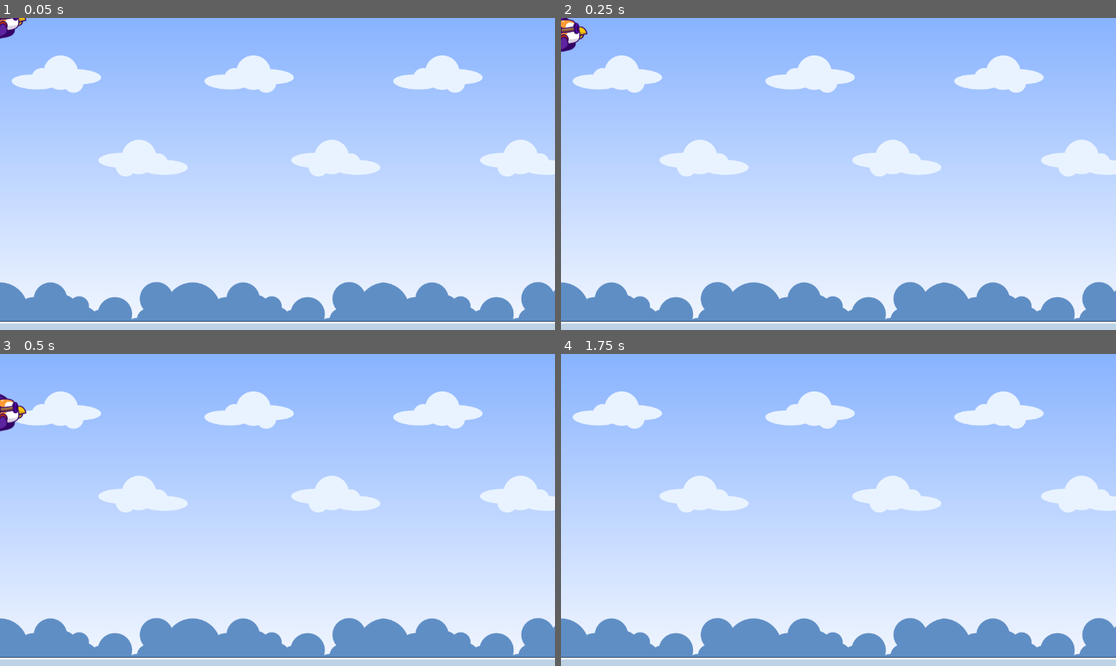
Above: before the commit, frames 1-4 (two rows, left to right).
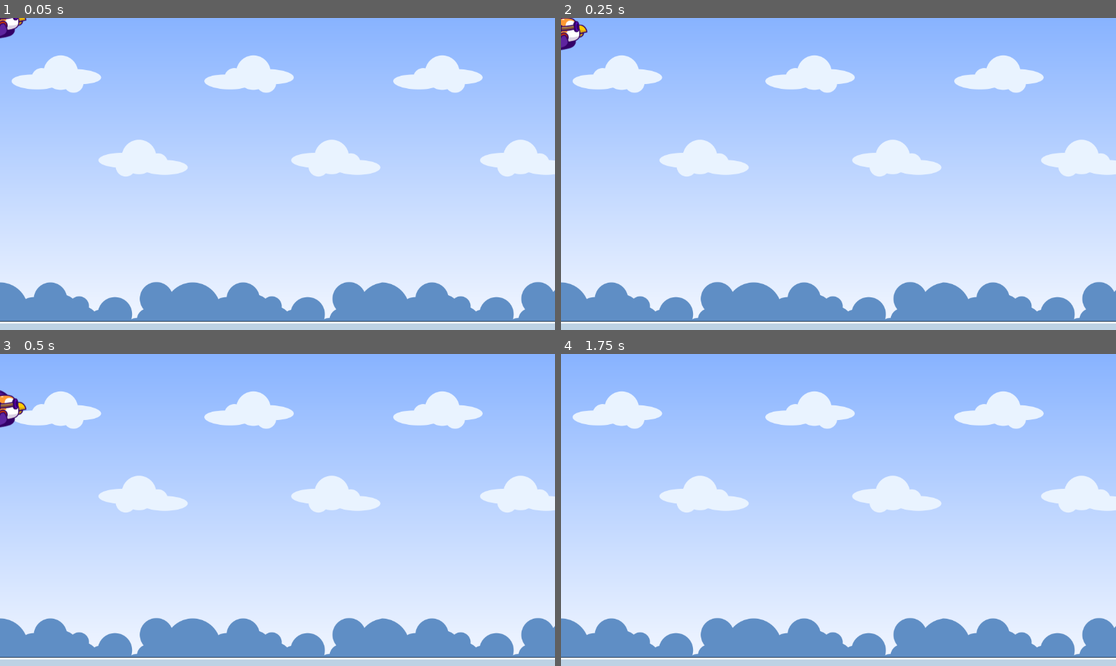
Above: after the commit, the same moments.

Repository: mr-moosebear/Birds-Brah-
Game: Godot game, scene res://Scenes/main.tscn
Two runs of this game, one before a commit and one after it. Both use one fixed random seed, a clock stepped at 60 frames per second and the inputs below.
Inputs:
- Up to frame 1 (0.05 s): no input
- Up to frame 2 (0.25 s): no input
- Up to frame 3 (0.5 s): no input
- Up to frame 4 (1.75 s): tap W (flap) at 0.77, 1.07, 1.52 s

The runs differ from the first frame. In frame 1, less than 0.1% of the frame differs, in the area x 0-5%, y 0-7%; in frame 2, 0.2%; in frame 3, 0.4%, in the area x 0-5%, y 11-25%; in frame 4, nothing differs.

Commit message:
Components

Diff:
--- a/Characters/huebird.gd
+++ b/Characters/huebird.gd
@@ -6,7 +6,6 @@
 
 
 func _physics_process(delta: float) -> void:
-	velocity += get_gravity() * delta
 	move_and_slide()
 
 func get_input() -> void:
--- a/Characters/huebird.tscn
+++ b/Characters/huebird.tscn
@@ -21,6 +21,7 @@
 [ext_resource type="Texture2D" uid="uid://0pywsnxg8bqu" path="res://Art/Bird/Bird01/Bird01_17.png" id="18_8ywy4"]
 [ext_resource type="Texture2D" uid="uid://bte31i2l50xbt" path="res://Art/Bird/Bird01/Bird01_18.png" id="19_kq7h1"]
 [ext_resource type="Texture2D" uid="uid://cdnycienixa4q" path="res://Art/Bird/Bird01/Bird01_19.png" id="20_algdm"]
+[ext_resource type="Script" path="res://Components/GravityComponent.gd" id="22_h66q4"]
 
 [sub_resource type="SpriteFrames" id="SpriteFrames_7lb4t"]
 animations = [{
@@ -98,8 +99,12 @@
 
 [node name="AnimatedSprite2D" type="AnimatedSprite2D" parent="."]
 sprite_frames = SubResource("SpriteFrames_7lb4t")
-frame_progress = 0.643588
+frame_progress = 0.885939
 
 [node name="CollisionShape2D" type="CollisionShape2D" parent="."]
 position = Vector2(10, 1)
 shape = SubResource("CircleShape2D_ba7oa")
+
+[node name="CompGravity" type="Node" parent="." node_paths=PackedStringArray("character")]
+script = ExtResource("22_h66q4")
+character = NodePath("..")
--- /dev/null
+++ b/Components/FowardComponent.gd
@@ -0,0 +1 @@
+extends Node
--- /dev/null
+++ b/Components/GravityComponent.gd
@@ -0,0 +1,8 @@
+class_name CompGravity
+extends Node
+
+@export var character : CharacterBody2D
+
+
+func _physics_process(delta: float) -> void:
+	character.velocity += character.get_gravity() * delta
Not shown: 1 places in Characters/huebird.tscn that only renumber resources
